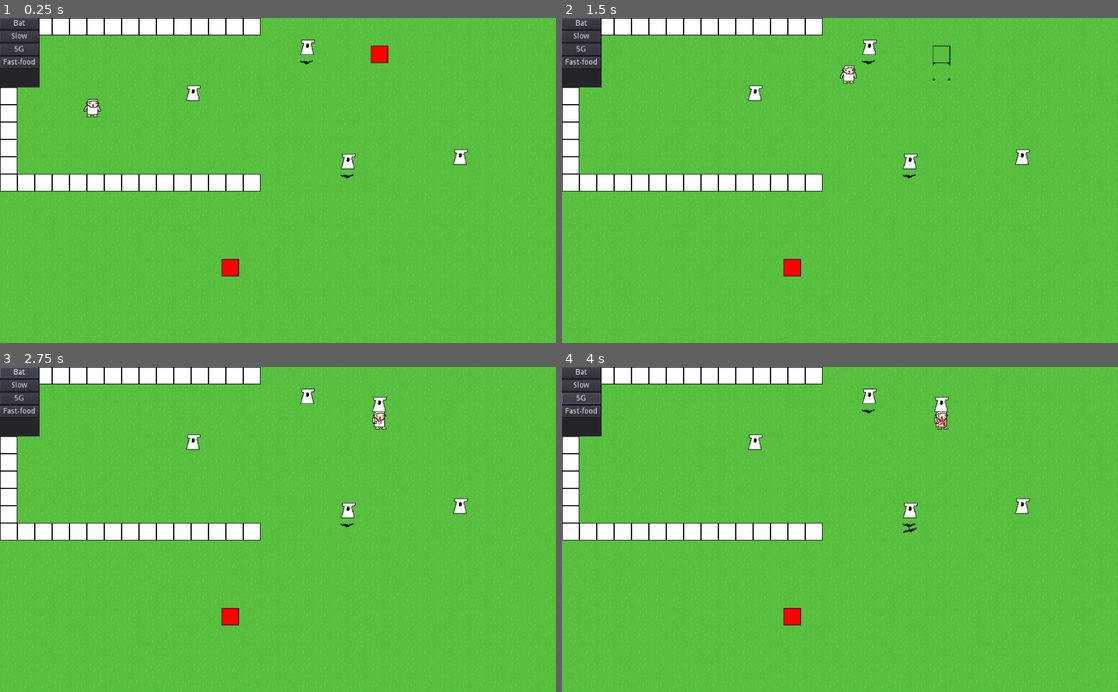
Above: before the commit, frames 1-4 (two rows, left to right).
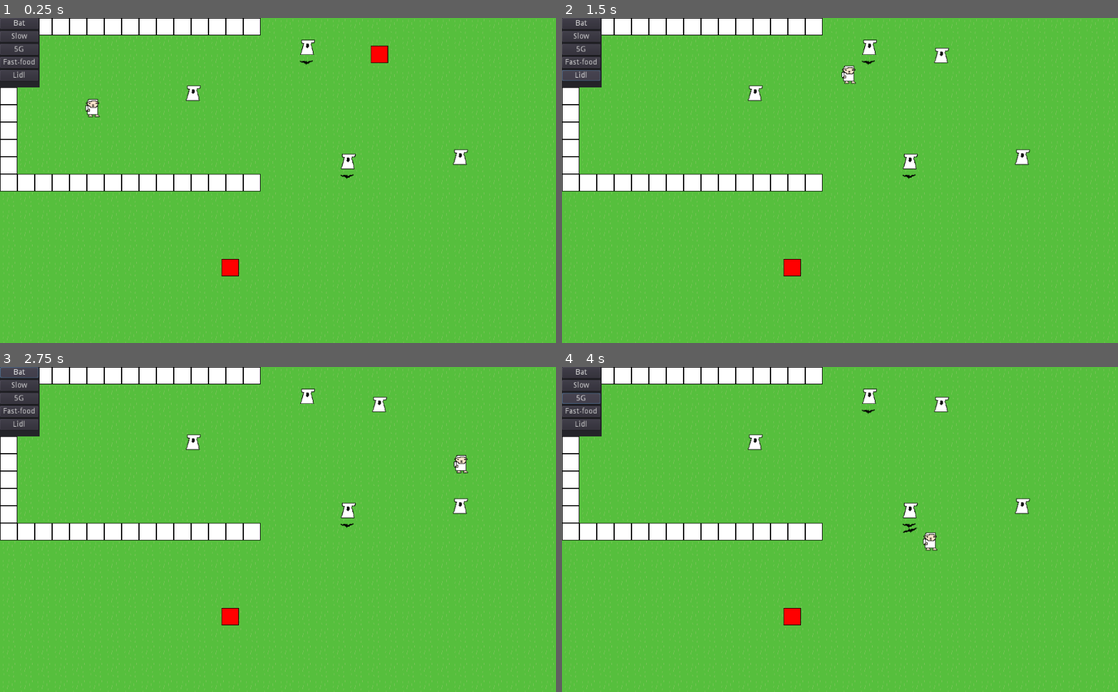
Above: after the commit, the same moments.

Repository: S-D-V-A-S-M-V-V-I-C-T-S-S-BAGGER/CovidTowerDefense
Game: Godot game, scene res://Levels/BaseLevel.tscn
Two runs of this game, one before a commit and one after it. Both use one fixed random seed, a clock stepped at 60 frames per second and the inputs below.
Inputs (mouse positions are in pixels of both pictures, inside the frame that each line leads up to):
- Up to frame 1 (0.25 s): no input
- Up to frame 2 (1.5 s): click (940, 53) at 0.52 s; click (578, 76) at 1.25 s, where only the run after the commit has a clickable "Lidl"
- Up to frame 3 (2.75 s): click "Bat" at 2 s
- Up to frame 4 (4 s): click "Slow" at 2.75 s; click "5G" at 3.5 s

The runs differ from the first frame. In frame 1, 0.2% of the frame differs, in the area x 0-19%, y 0-31%; in frame 2, 0.4%, in the area x 0-70%, y 0-21%; in frame 3, 0.4%; in frame 4, 0.4%.

Commit message:
add lidl tower

Diff:
--- a/Enemies/Enemy.tscn
+++ b/Enemies/Enemy.tscn
@@ -42,5 +42,4 @@
 [node name="AnimatedSprite" type="AnimatedSprite" parent="Path/MovingPoint"]
 position = Vector2( 0.0853119, -0.0853195 )
 frames = SubResource( 2 )
-frame = 1
 playing = true
--- a/Gui/HUD.tscn
+++ b/Gui/HUD.tscn
@@ -6,6 +6,7 @@
 [ext_resource path="res://Towers/BatTower.tscn" type="PackedScene" id=4]
 [ext_resource path="res://Towers/CellTower.tscn" type="PackedScene" id=5]
 [ext_resource path="res://Towers/FastfoodTower.tscn" type="PackedScene" id=6]
+[ext_resource path="res://Towers/LidlTower.tscn" type="PackedScene" id=7]
 
 [node name="HUD" type="Node2D"]
 
@@ -20,6 +21,7 @@
 [node name="TowerOptions" type="Panel" parent="."]
 margin_right = 73.0
 margin_bottom = 128.0
+rect_rotation = 0.147696
 script = ExtResource( 1 )
 __meta__ = {
 "_edit_use_anchors_": false
@@ -28,6 +30,7 @@
 slow_tower = ExtResource( 3 )
 cell_tower = ExtResource( 5 )
 fastfood_tower = ExtResource( 6 )
+lidl_tower = ExtResource( 7 )
 
 [node name="VBoxContainer" type="VBoxContainer" parent="TowerOptions"]
 margin_right = 62.0
@@ -65,7 +68,14 @@
 margin_bottom = 92.0
 text = "Fast-food"
 
+[node name="LidlTower" type="Button" parent="TowerOptions/VBoxContainer"]
+margin_top = 96.0
+margin_right = 71.0
+margin_bottom = 116.0
+text = "Lidl"
+
 [connection signal="pressed" from="TowerOptions/VBoxContainer/BatTower" to="TowerOptions" method="_on_BatTower_pressed"]
 [connection signal="pressed" from="TowerOptions/VBoxContainer/SlowTower" to="TowerOptions" method="_on_SlowTower_pressed"]
 [connection signal="pressed" from="TowerOptions/VBoxContainer/CellTower" to="TowerOptions" method="_on_CellTower_pressed"]
 [connection signal="pressed" from="TowerOptions/VBoxContainer/FastfoodTower" to="TowerOptions" method="_on_FastfoodTower_pressed"]
+[connection signal="pressed" from="TowerOptions/VBoxContainer/LidlTower" to="TowerOptions" method="_on_LidlTower_pressed"]
--- a/Gui/TowerOptions.gd
+++ b/Gui/TowerOptions.gd
@@ -8,6 +8,7 @@
 export (PackedScene) var slow_tower
 export (PackedScene) var cell_tower
 export (PackedScene) var fastfood_tower
+export (PackedScene) var lidl_tower
 
 # Called when the node enters the scene tree for the first time.
 func _ready():
@@ -43,3 +44,7 @@
 
 func _on_FastfoodTower_pressed():
 	place_tower(fastfood_tower)
+
+
+func _on_LidlTower_pressed():
+	place_tower(lidl_tower)
--- /dev/null
+++ b/Towers/LidlTower.gd
@@ -0,0 +1,24 @@
+extends Node2D
+
+
+# Declare member variables here. Examples:
+# var a: int = 2
+# var b: String = "text"
+
+
+# Called when the node enters the scene tree for the first time.
+func _ready() -> void:
+	pass # Replace with function body.
+
+
+# Called every frame. 'delta' is the elapsed time since the previous frame.
+func _process(delta: float) -> void:
+	pass
+
+
+func initialize(tower_position, path_position):
+	position = tower_position
+
+
+func _on_Collision_area_shape_entered(area_id: int, area: Area2D, area_shape: int, local_shape: int) -> void:
+	get_node(area.get_path()).owner.set("speed_modifier", 2)
--- /dev/null
+++ b/Towers/LidlTower.tscn
@@ -0,0 +1,21 @@
+[gd_scene load_steps=4 format=2]
+
+[ext_resource path="res://PlaceHolders/TowerPlaceholder.png" type="Texture" id=1]
+[ext_resource path="res://Towers/LidlTower.gd" type="Script" id=2]
+
+[sub_resource type="CircleShape2D" id=1]
+radius = 64.0
+
+[node name="LidlTower" type="Node2D"]
+script = ExtResource( 2 )
+
+[node name="Sprite" type="Sprite" parent="."]
+texture = ExtResource( 1 )
+
+[node name="Collision" type="Area2D" parent="."]
+collision_layer = 2
+
+[node name="AreaOffEffect" type="CollisionShape2D" parent="Collision"]
+shape = SubResource( 1 )
+
+[connection signal="area_shape_entered" from="Collision" to="." method="_on_Collision_area_shape_entered"]
Not shown: 1 places in Gui/HUD.tscn that only renumber resources
Binary file added: PlaceHolders/1024px-Lidl-Logo.png
Not shown, added: PlaceHolders/1024px-Lidl-Logo.png.import
